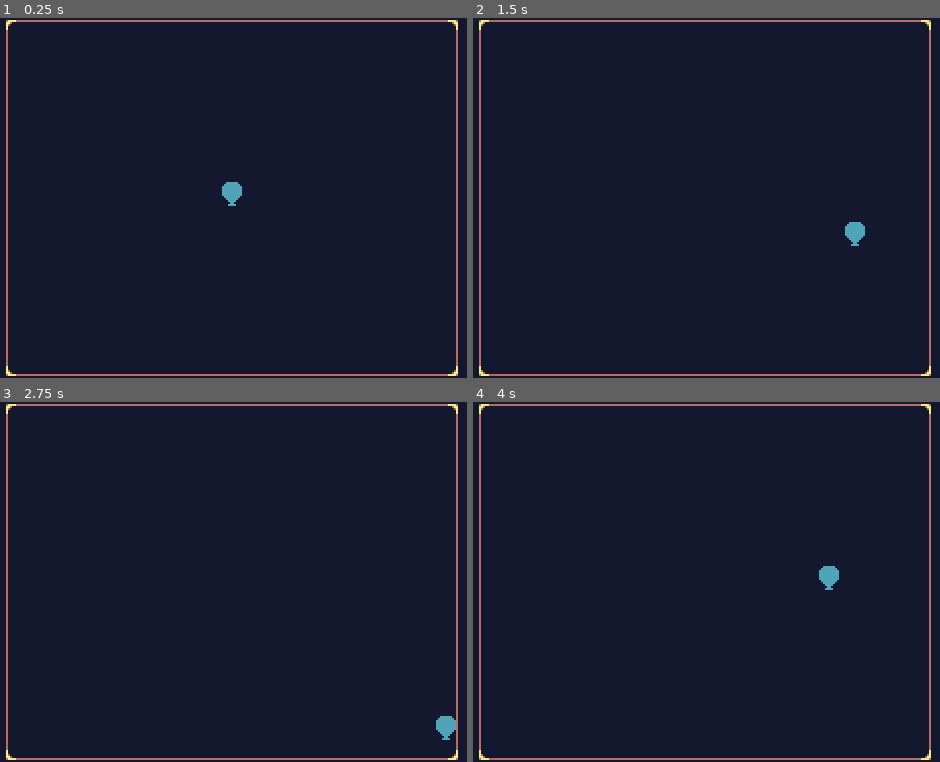
Above: before the commit, frames 1-4 (two rows, left to right).
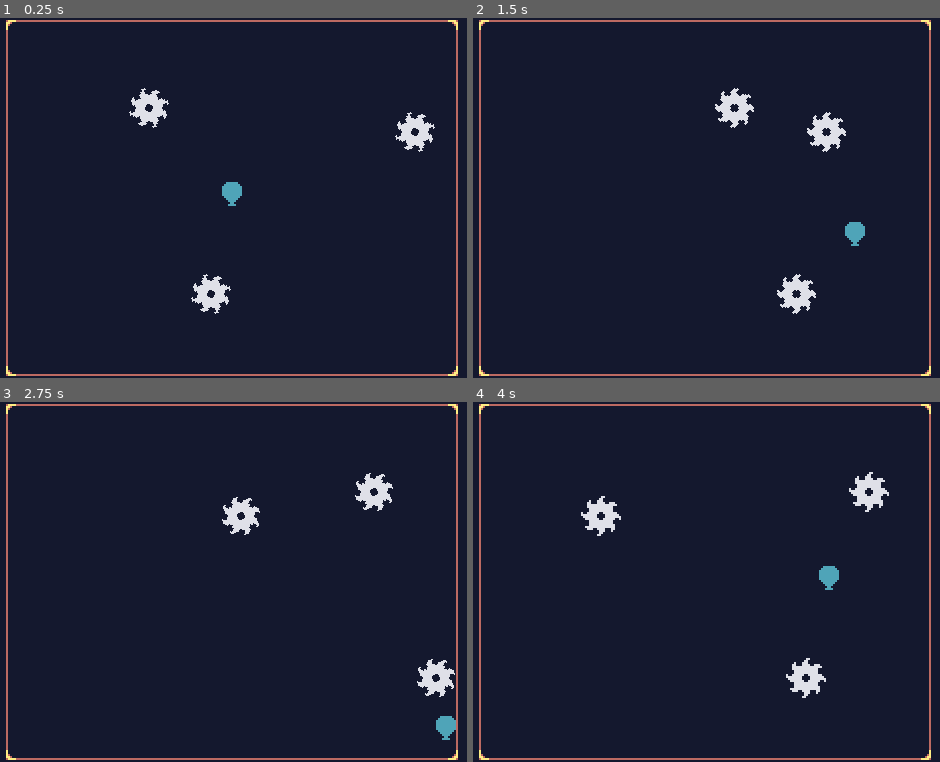
Above: after the commit, the same moments.

Repository: Superachi/Make-Your-First-Game-Mini-Course
Game: Godot game, scene res://world.tscn
Two runs of this game, one before a commit and one after it. Both use one fixed random seed, a clock stepped at 60 frames per second and the inputs below.
Inputs:
- Up to frame 1 (0.25 s): no input
- Up to frame 2 (1.5 s): hold Right (ui_right) 0.53-1.28 s; hold Down (ui_down) from 1.28 s (still down)
- Up to frame 3 (2.75 s): release Down (ui_down) at 2.03 s; hold Right (ui_right) from 2.03 s (still down)
- Up to frame 4 (4 s): release Right (ui_right) at 2.78 s; hold Up (ui_up) 2.78-3.53 s; hold Left (ui_left) from 3.53 s (still down)

The runs differ from the first frame. In frame 1, 1.4% of the frame differs, in the area x 27-94%, y 19-83%; in frame 2, 1.4%, in the area x 51-80%, y 19-83%; in frame 3, 1.4%; in frame 4, 1.4%.

Commit message:
Add saw blade object (+animation and physics)

Diff:
--- a/balloon.tscn
+++ b/balloon.tscn
@@ -3,11 +3,11 @@
 [ext_resource type="Script" path="res://balloon.gd" id="1_2j6nc"]
 [ext_resource type="Texture2D" uid="uid://cuyuglp4l7len" path="res://assets/balloon.png" id="1_7axca"]
 
-[sub_resource type="CapsuleShape2D" id="CapsuleShape2D_5mbwo"]
-radius = 5.0
-height = 12.0
+[sub_resource type="RectangleShape2D" id="RectangleShape2D_5414o"]
+size = Vector2(10, 12)
 
 [node name="Balloon" type="CharacterBody2D"]
+collision_layer = 0
 motion_mode = 1
 platform_on_leave = 2
 script = ExtResource("1_2j6nc")
@@ -16,4 +16,4 @@
 texture = ExtResource("1_7axca")
 
 [node name="CollisionShape2D" type="CollisionShape2D" parent="."]
-shape = SubResource("CapsuleShape2D_5mbwo")
+shape = SubResource("RectangleShape2D_5414o")
--- a/project.godot
+++ b/project.godot
@@ -24,6 +24,11 @@
 window/stretch/mode="canvas_items"
 window/stretch/scale_mode="integer"
 
+[layer_names]
+
+2d_physics/layer_1="world"
+2d_physics/layer_2="balloon"
+
 [rendering]
 
 textures/canvas_textures/default_texture_filter=0
--- /dev/null
+++ b/saw_blade.tscn
@@ -0,0 +1,67 @@
+[gd_scene load_steps=7 format=3 uid="uid://cf6vi44ffpxhx"]
+
+[ext_resource type="Texture2D" uid="uid://ucdgjrlarvs2" path="res://assets/saw_blade.png" id="1_3aa3k"]
+
+[sub_resource type="PhysicsMaterial" id="PhysicsMaterial_psag8"]
+bounce = 1.0
+
+[sub_resource type="CircleShape2D" id="CircleShape2D_efx67"]
+radius = 8.0
+
+[sub_resource type="Animation" id="Animation_ktfj7"]
+resource_name = "spin"
+loop_mode = 1
+tracks/0/type = "value"
+tracks/0/imported = false
+tracks/0/enabled = true
+tracks/0/path = NodePath("Sprite2D:rotation")
+tracks/0/interp = 1
+tracks/0/loop_wrap = true
+tracks/0/keys = {
+"times": PackedFloat32Array(0, 1),
+"transitions": PackedFloat32Array(1, 1),
+"update": 0,
+"values": [0.0, 1.5708]
+}
+
+[sub_resource type="Animation" id="Animation_qop73"]
+length = 0.001
+tracks/0/type = "value"
+tracks/0/imported = false
+tracks/0/enabled = true
+tracks/0/path = NodePath("Sprite2D:rotation")
+tracks/0/interp = 1
+tracks/0/loop_wrap = true
+tracks/0/keys = {
+"times": PackedFloat32Array(0),
+"transitions": PackedFloat32Array(1),
+"update": 0,
+"values": [0.0]
+}
+
+[sub_resource type="AnimationLibrary" id="AnimationLibrary_xj7pg"]
+_data = {
+"RESET": SubResource("Animation_qop73"),
+"spin": SubResource("Animation_ktfj7")
+}
+
+[node name="SawBlade" type="RigidBody2D"]
+collision_layer = 0
+physics_material_override = SubResource("PhysicsMaterial_psag8")
+gravity_scale = 0.0
+lock_rotation = true
+linear_velocity = Vector2(45, 0)
+linear_damp_mode = 1
+
+[node name="Sprite2D" type="Sprite2D" parent="."]
+texture = ExtResource("1_3aa3k")
+
+[node name="CollisionShape2D" type="CollisionShape2D" parent="."]
+shape = SubResource("CircleShape2D_efx67")
+
+[node name="AnimationPlayer" type="AnimationPlayer" parent="."]
+libraries = {
+"": SubResource("AnimationLibrary_xj7pg")
+}
+autoplay = "spin"
+speed_scale = 3.0
--- a/world.tscn
+++ b/world.tscn
@@ -1,7 +1,8 @@
-[gd_scene load_steps=5 format=3 uid="uid://cp4qq2k167ph7"]
+[gd_scene load_steps=6 format=3 uid="uid://cp4qq2k167ph7"]
 
 [ext_resource type="Texture2D" uid="uid://bqjls4owhjn8r" path="res://assets/background.png" id="1_cn8v5"]
 [ext_resource type="PackedScene" uid="uid://b5vlrgdvhcf77" path="res://balloon.tscn" id="2_v7l7l"]
+[ext_resource type="PackedScene" uid="uid://cf6vi44ffpxhx" path="res://saw_blade.tscn" id="3_1ww7r"]
 
 [sub_resource type="RectangleShape2D" id="RectangleShape2D_nda1x"]
 size = Vector2(48, 194)
@@ -17,6 +18,7 @@
 metadata/_edit_lock_ = true
 
 [node name="Walls" type="StaticBody2D" parent="."]
+collision_mask = 0
 metadata/_edit_group_ = true
 metadata/_edit_lock_ = true
 
@@ -38,3 +40,12 @@
 
 [node name="Balloon" parent="." instance=ExtResource("2_v7l7l")]
 position = Vector2(160, 88)
+
+[node name="SawBlade" parent="." instance=ExtResource("3_1ww7r")]
+position = Vector2(108, 45)
+
+[node name="SawBlade2" parent="." instance=ExtResource("3_1ww7r")]
+position = Vector2(139, 138)
+
+[node name="SawBlade3" parent="." instance=ExtResource("3_1ww7r")]
+position = Vector2(241, 57)
